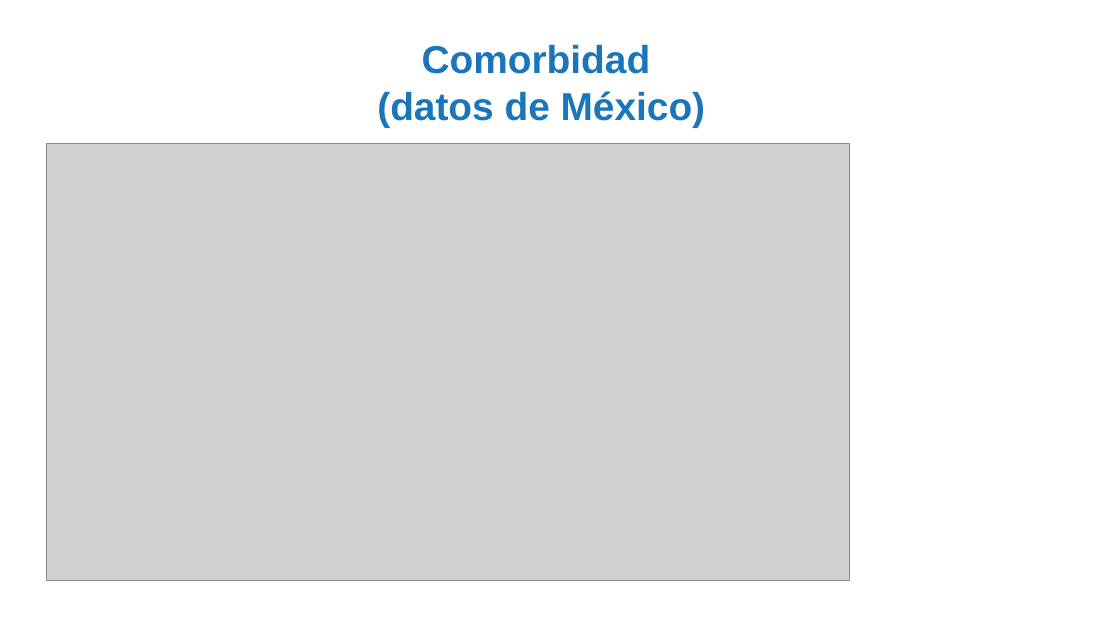
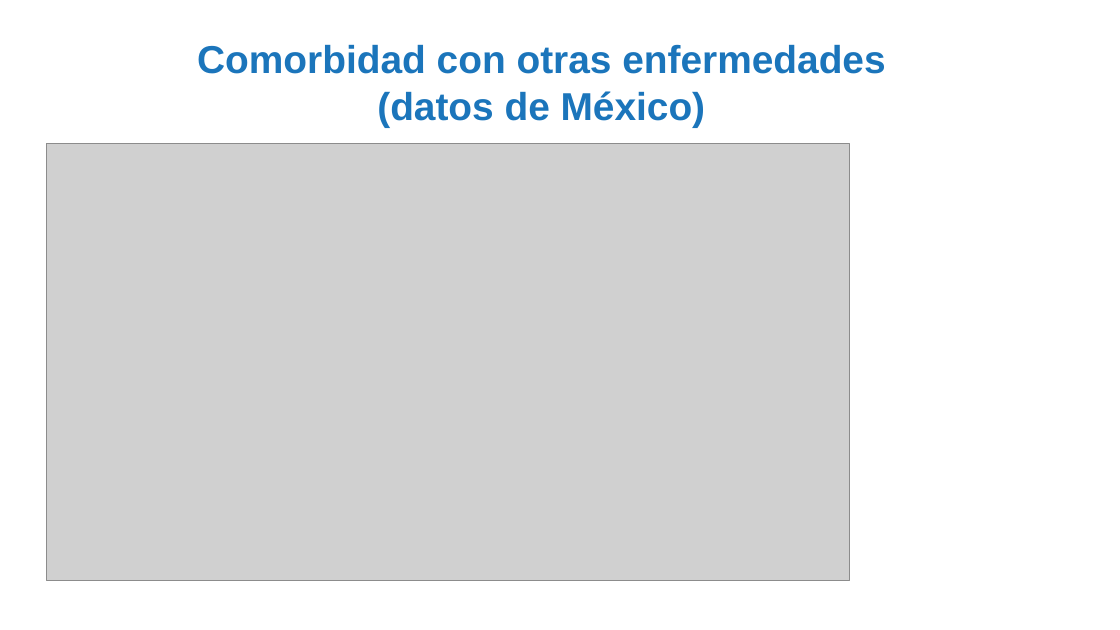
Before and after one commit to Adrifelcha/afchavez-019, a slide deck: slide 9 of Applied Cognitive Diagnostics/Curso Breve - FRP/Mis presentaciones/CB_Modulo-3 - FRP en Trabajo.pptx (slide 8 before the commit). Drawn at 1120x630 pixels with LibreOffice and Linux fonts; fonts in the diff are those of the drawing; grey boxes stand for pictures; background and template pictures are left out. Boxes give left, top, right and bottom in pixels: in the first picture for what was removed or moved away, otherwise in the second. Text is boxed around its words. In the diff, an @@ line names an element or a change of style, - is before the commit and + after.

```diff
--- a/Applied Cognitive Diagnostics/Curso Breve - FRP/Mis presentaciones/CB_Modulo-3 - FRP en Trabajo.pptx
+++ b/Applied Cognitive Diagnostics/Curso Breve - FRP/Mis presentaciones/CB_Modulo-3 - FRP en Trabajo.pptx
@@ text at (x1=197, y1=44, x2=885, y2=74): text changed @@
-Comorbidad
+Comorbidad con otras enfermedades
```
Also in this commit, not shown: 1 other slide changed, 1 slide added, 54 other files.
